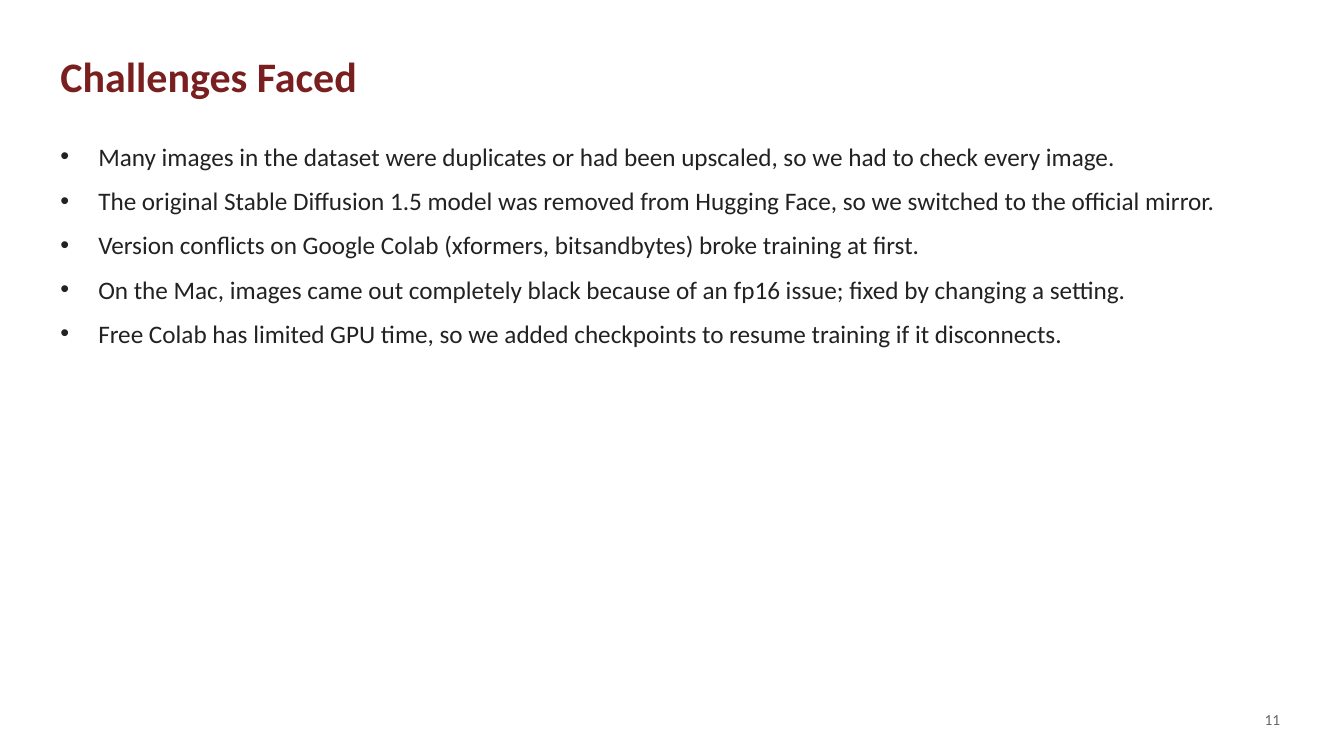
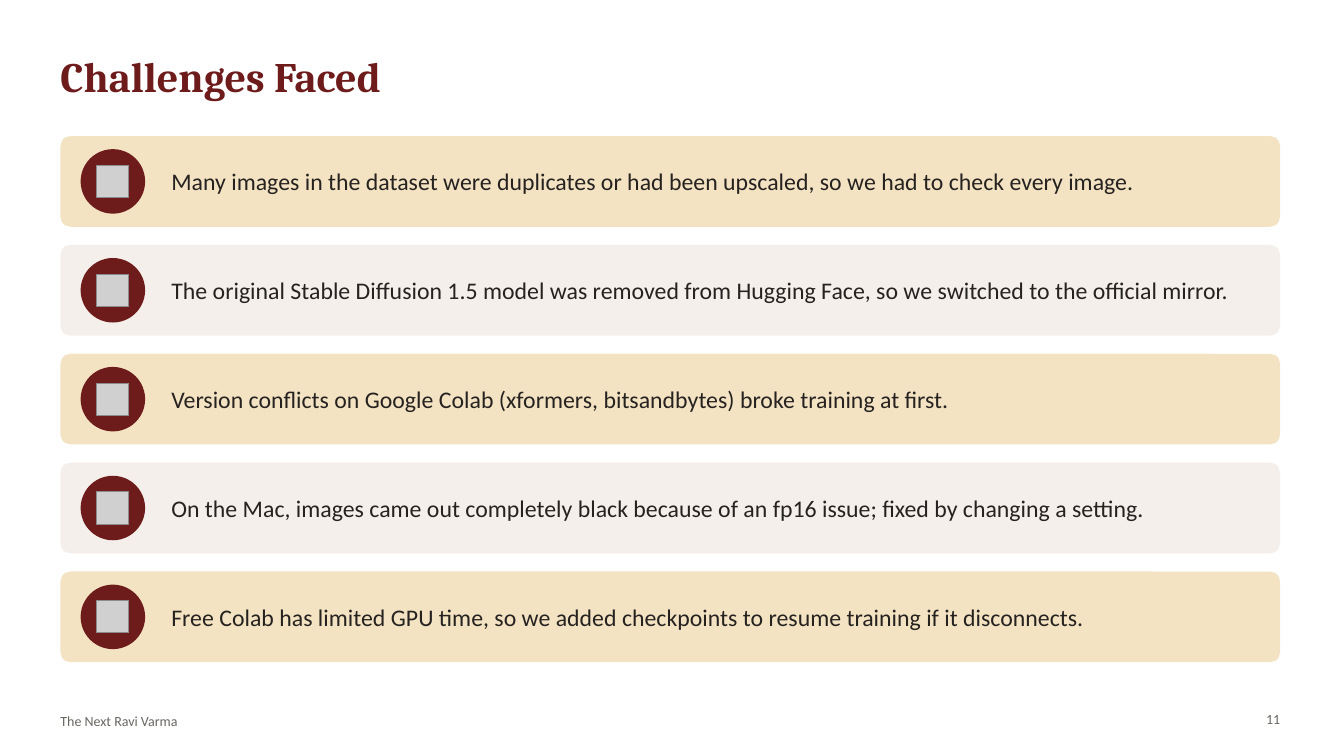
Before and after one commit to f20240684-cmd/the-next-ravi-varma-v2, a slide deck: slide 11 of docs/The_Next_Ravi_Varma_Milestone2_Review.pptx. Drawn at 1344x756 pixels with LibreOffice and Linux fonts; fonts in the diff are those of the drawing; grey boxes stand for pictures. Boxes give left, top, right and bottom in pixels: in the first picture for what was removed or moved away, otherwise in the second. Text is boxed around its words. In the diff, an @@ line names an element or a change of style, - is before the commit and + after.

```diff
--- a/docs/The_Next_Ravi_Varma_Milestone2_Review.pptx
+++ b/docs/The_Next_Ravi_Varma_Milestone2_Review.pptx
@@ title "Challenges Faced" at (x1=60, y1=63, x2=381, y2=102): font Calibri to Cambria, text colour #7A1F1F to #6E1B1B @@
@@ rounded rectangle added at (x1=60, y1=136, x2=1280, y2=227), fill #F3E3C3 @@
@@ ellipse added at (x1=81, y1=149, x2=145, y2=214), fill #6E1B1B @@
@@ text removed at (x1=98, y1=148, x2=1214, y2=348) @@
-• Many images in the dataset were duplicates or had been upscaled, so we had to check every image.
-• The original Stable Diffusion 1.5 model was removed from Hugging Face, so we switched to the official mirror.
-• Version conflicts on Google Colab (xformers, bitsandbytes) broke training at first.
-• On the Mac, images came out completely black because of an fp16 issue; fixed by changing a setting.
-• Free Colab has limited GPU time, so we added checkpoints to resume training if it disconnects.
@@ picture added at (x1=97, y1=165, x2=129, y2=198) @@
@@ text added at (x1=171, y1=173, x2=1133, y2=194), 17 pt, text #262220 @@
+Many images in the dataset were duplicates or had been upscaled, so we had to check every image.
@@ rounded rectangle added at (x1=60, y1=245, x2=1280, y2=336), fill #F4EFEA @@
@@ ellipse added at (x1=81, y1=258, x2=145, y2=323), fill #6E1B1B @@
@@ picture added at (x1=97, y1=274, x2=129, y2=307) @@
@@ text added at (x1=171, y1=282, x2=1227, y2=303), 17 pt, text #262220 @@
+The original Stable Diffusion 1.5 model was removed from Hugging Face, so we switched to the official mirror.
@@ rounded rectangle added at (x1=60, y1=354, x2=1280, y2=445), fill #F3E3C3 @@
@@ ellipse added at (x1=81, y1=367, x2=145, y2=432), fill #6E1B1B @@
@@ picture added at (x1=97, y1=383, x2=129, y2=415) @@
@@ text added at (x1=171, y1=391, x2=949, y2=412), 17 pt, text #262220 @@
+Version conflicts on Google Colab (xformers, bitsandbytes) broke training at first.
@@ rounded rectangle added at (x1=60, y1=463, x2=1280, y2=554), fill #F4EFEA @@
@@ ellipse added at (x1=81, y1=476, x2=145, y2=540), fill #6E1B1B @@
@@ picture added at (x1=97, y1=492, x2=129, y2=524) @@
@@ text added at (x1=171, y1=500, x2=1143, y2=521), 17 pt, text #262220 @@
+On the Mac, images came out completely black because of an fp16 issue; fixed by changing a setting.
@@ rounded rectangle added at (x1=60, y1=572, x2=1280, y2=662), fill #F3E3C3 @@
@@ ellipse added at (x1=81, y1=585, x2=145, y2=649), fill #6E1B1B @@
@@ picture added at (x1=97, y1=601, x2=129, y2=633) @@
@@ text added at (x1=171, y1=609, x2=1083, y2=630), 17 pt, text #262220 @@
+Free Colab has limited GPU time, so we added checkpoints to resume training if it disconnects.
@@ text added at (x1=60, y1=716, x2=178, y2=726), 10 pt, text #6B6560 @@
+The Next Ravi Varma
@@ page number at (x1=1266, y1=715, x2=1280, y2=724): size 11 to 10 pt, text colour #666666 to #6B6560 @@
```
Also in this commit, not shown: 12 other slides changed, 1 other file.
